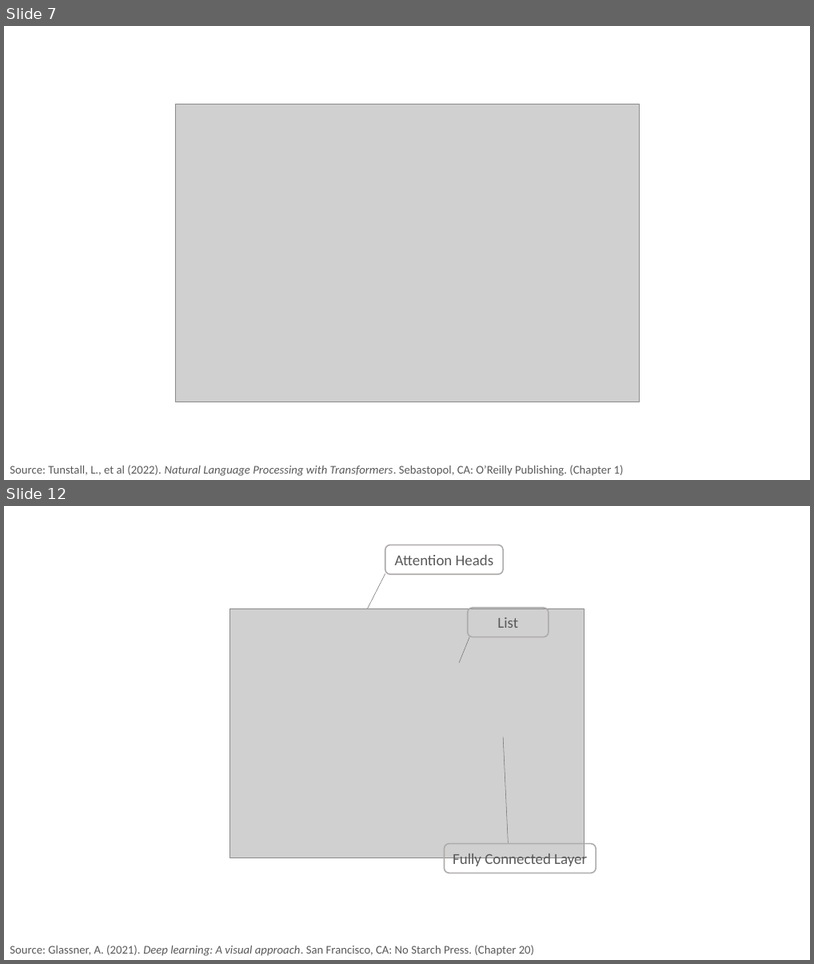
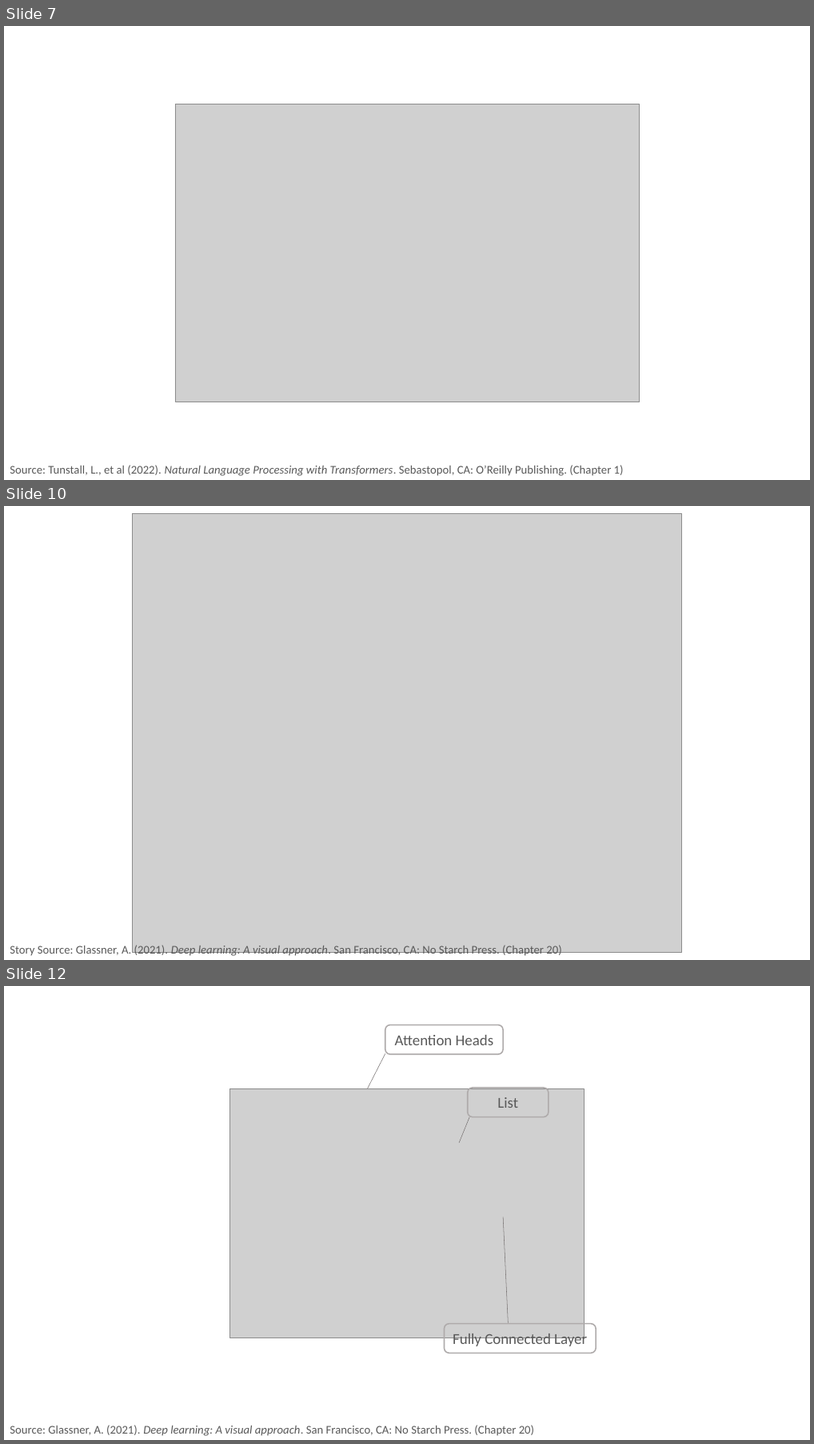
Before and after one commit to PracticumAI/transformers, a slide deck: presentations/02_transformers_attention.pptx. Shown one above the other, each under a label of ours: slides 7 and 12 before the commit, slides 7, 10 and 12 after it; the slides between them are not shown. The pictures are 814x964 and 814x1444 pixels, drawn with LibreOffice and Linux fonts; fonts in the diff are those of the drawing; grey boxes stand for pictures. Boxes give left, top, right and bottom in pixels: in the first picture for what was removed or moved away, otherwise in the second. Text is boxed around its words. In the diff, an @@ line names an element or a change of style, - is before the commit and + after.

```diff
--- a/presentations/02_transformers_attention.pptx
+++ b/presentations/02_transformers_attention.pptx
@@ slide 10 added at bbox=[4, 506, 810, 960], background #FFFFFF @@
@@ picture added at bbox=[133, 514, 682, 952] @@
@@ text added at bbox=[10, 944, 562, 957], 14 pt, text #595959 @@
+Story Source: Glassner, A. (2021). Deep learning: A visual approach. San Francisco, CA: No Starch Press. (Chapter 20)
```
Also in this commit, not shown: 1 slide changed, 6 other slides added, 5 slides removed, 1 other file.
